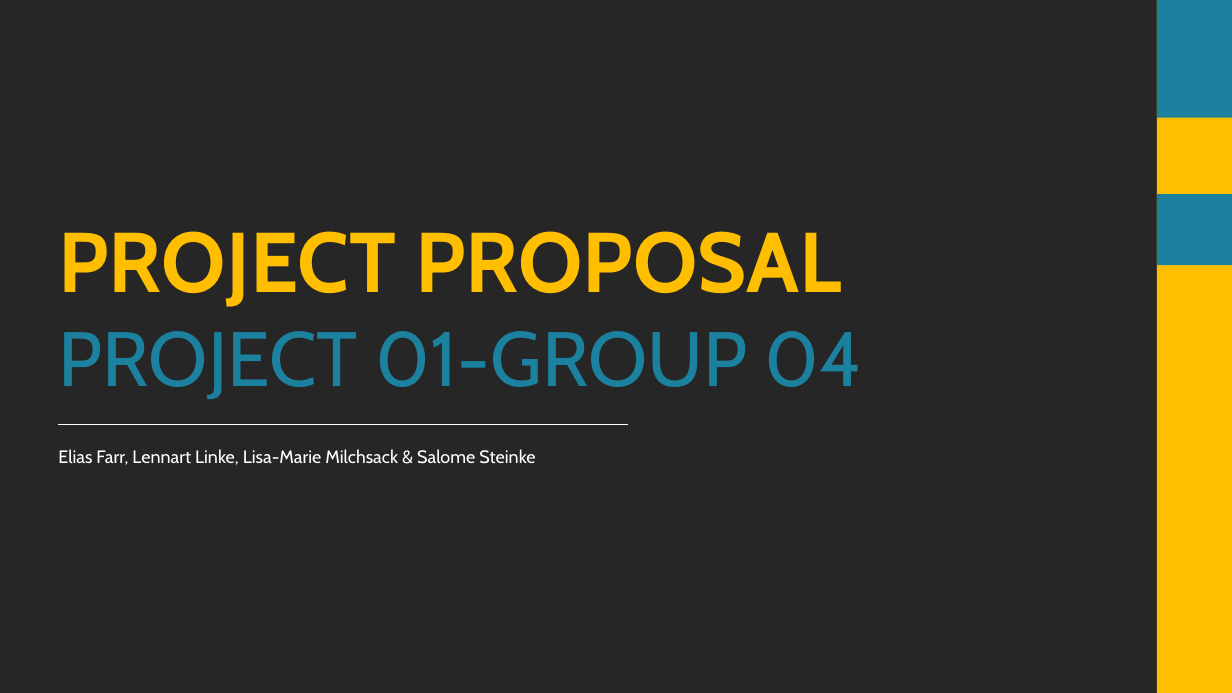
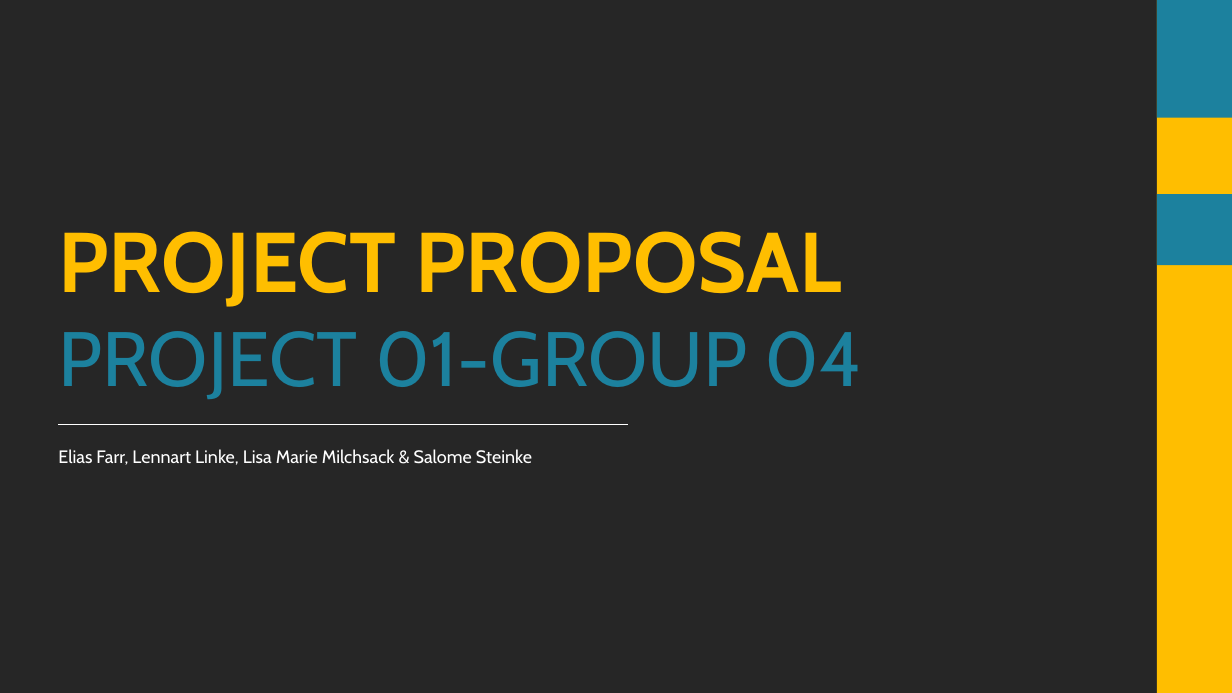
Before and after one commit to datascience-mobi/group-04-project-1-4, a slide deck: slide 1 of Folien Elias.pptx. Drawn at 1232x693 pixels with LibreOffice and Linux fonts; fonts in the diff are those of the drawing; background and template pictures are left out; a plain dark background stands for a picture behind light text. Boxes give left, top, right and bottom in pixels: in the first picture for what was removed or moved away, otherwise in the second. Text is boxed around its words. In the diff, an @@ line names an element or a change of style, - is before the commit and + after.

```diff
--- a/Folien Elias.pptx
+++ b/Folien Elias.pptx
@@ text at (x1=58, y1=449, x2=532, y2=465): text changed @@
-Elias Farr, Lennart Linke, Lisa-Marie Milchsack & Salome Steinke
+Elias Farr, Lennart Linke, Lisa Marie Milchsack & Salome Steinke
```
Also in this commit, not shown: 1 other slide changed.
